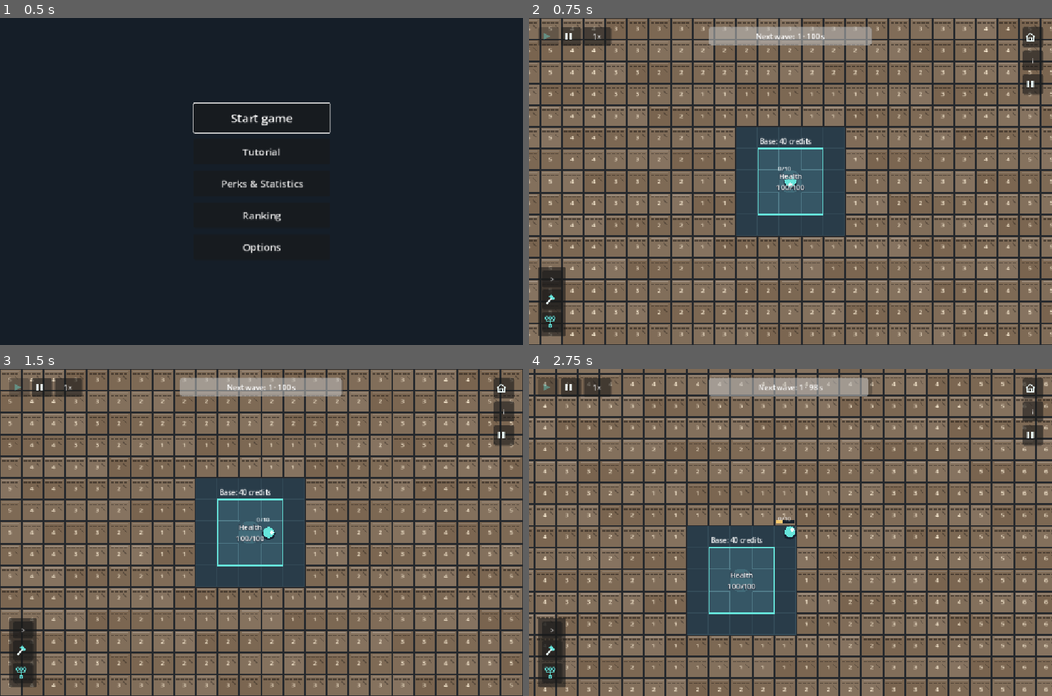
Above: before the commit, frames 1-4 (two rows, left to right).
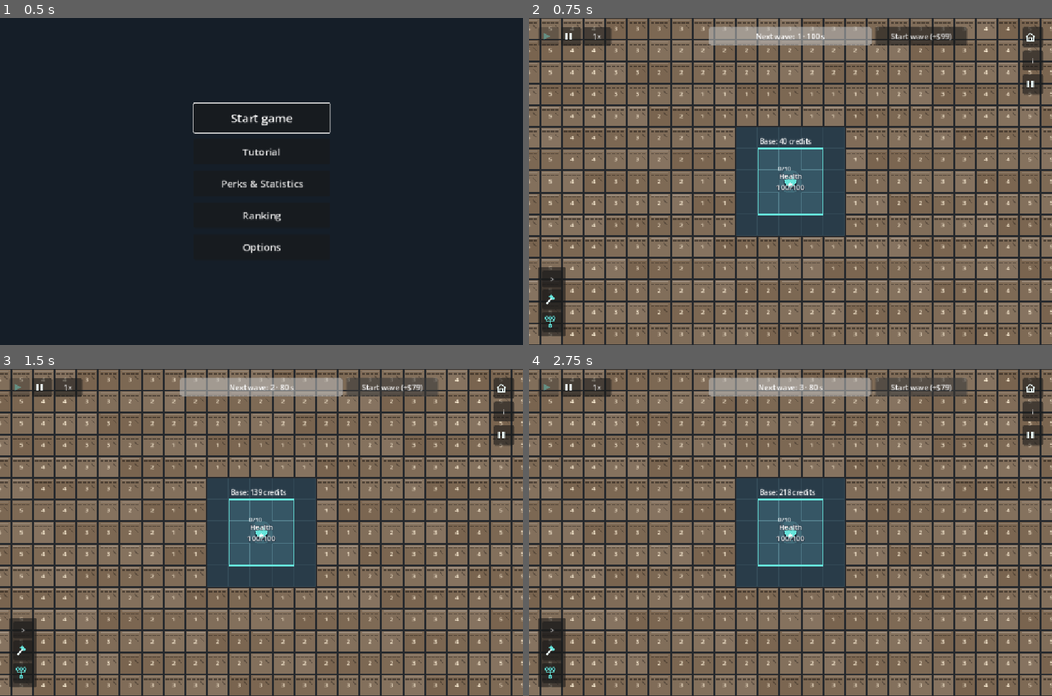
Above: after the commit, the same moments.

Repository: FutuRazor/miner
Game: Godot game, scene res://scenes/start_menu.tscn
The game is run twice, just before and just after one commit, with the same random seed, the same clock (stepped at 60 frames per second) and the same inputs.
Inputs (mouse positions are in pixels of both pictures, inside the frame that each line leads up to):
- Up to frame 1 (0.5 s): no input
- Up to frame 2 (0.75 s): click "Start game" at 0.5 s
- Up to frame 3 (1.5 s): click (392, 388) at 1.25 s, where only the run after the commit has a clickable "Start wave (+$99)"
- Up to frame 4 (2.75 s): click (921, 388) at 2 s, where only the run after the commit has a clickable "Start wave (+$79)"

Frame 1 is identical in both runs. In frame 2, 0.9% of the frame differs, in the area x 66-84%, y 2-9%; in frame 3, 24%; in frame 4, 49%, in the area x 0-100%, y 0-100%.

Commit message:
feat: implement early wave start feature with bonus income
- Added a button to start the next wave immediately, providing bonus income based on remaining time.
- Updated localization files for new strings related to wave starting.
- Enhanced wave timer functionality to support early wave starts and updated UI accordingly.
- Created tests to validate early wave start behavior, including income calculations and game state management.

Diff:
--- a/scripts/wave_timer.gd
+++ b/scripts/wave_timer.gd
@@ -49,3 +49,5 @@
 func _refresh() -> void:
 	value = remaining
 	caption.text = tr("Zeit bis Welle %d · %d s%s") % [next_wave, ceili(remaining), tr(" · Pause") if timer_paused else ""]
+
+	get_parent().world._update_wave_start_button()
--- a/scripts/world.gd
+++ b/scripts/world.gd
@@ -47,6 +47,7 @@
 var enemy_count_label: Label
 var wave_timer: ProgressBar
 var wave_pause_button: Button
+var wave_start_button: Button
 var combat_assignment_time := 0.0
 var combat_reassign_pending := false
 var was_in_base := true
@@ -1204,6 +1205,18 @@
 	wave_timer.offset_bottom = 60.0
 	layer.add_child(wave_timer)
 	wave_timer.wave_due.connect(func(_number: int) -> void: spawn_enemy_wave())
+	wave_start_button = Button.new()
+	wave_start_button.name = "WaveStartButton"
+	wave_start_button.anchor_left = 0.5
+	wave_start_button.anchor_right = 0.5
+	wave_start_button.offset_left = 188.0
+	wave_start_button.offset_right = 388.0
+	wave_start_button.offset_top = 20.0
+	wave_start_button.offset_bottom = 60.0
+	wave_start_button.focus_mode = Control.FOCUS_NONE
+	wave_start_button.pressed.connect(_start_wave_early)
+	layer.add_child(wave_start_button)
+	_update_wave_start_button()
 	var panel := PanelContainer.new()
 	panel.name = "MinerInfo"
 	panel.anchor_left = 1.0
@@ -1391,6 +1404,34 @@
 	return mining_job_cache[power]
 
 
+func _can_start_wave_early() -> bool:
+	return scene_file_path == "res://scenes/main.tscn" and not is_game_over and not return_dialog_open and not get_tree().paused and not wave_timer.timer_paused and wave_timer.is_visible_in_tree() and wave_timer.remaining > 0.0 and not (has_mission_limit() and spawned_waves >= 20)
+
+
+func _update_wave_start_button() -> void:
+	if not is_instance_valid(wave_start_button):
+		return
+	wave_start_button.visible = scene_file_path == "res://scenes/main.tscn" and wave_timer.is_visible_in_tree() and not (has_mission_limit() and spawned_waves >= 20)
+	wave_start_button.disabled = not _can_start_wave_early()
+	var bonus := maxi(0, floori(wave_timer.remaining))
+	wave_start_button.text = tr("Welle starten (+$%d)") % bonus
+	wave_start_button.tooltip_text = tr("Nächste Welle sofort starten. Jede volle Restsekunde bringt $1.")
+
+
+func _start_wave_early() -> void:
+	if not _can_start_wave_early():
+		return
+	var bonus := floori(wave_timer.remaining)
+	wave_timer.next_wave += 1
+	wave_timer.remaining = wave_timer.INTERVAL
+	wave_timer.max_value = wave_timer.INTERVAL
+	spawn_enemy_wave()
+	receive_income(bonus)
+	_update_counters()
+	_update_build_ui()
+	wave_timer._refresh()
+
+
 func _set_wave_timer_paused(value: bool) -> void:
 	if is_game_over:
 		return
@@ -1428,6 +1469,7 @@
 
 
 func _update_pause_controls() -> void:
+	_update_wave_start_button()
 	play_button.disabled = is_game_over or return_dialog_open or not get_tree().paused
 	pause_button.disabled = is_game_over or return_dialog_open or get_tree().paused
 	speed_button.disabled = is_game_over or return_dialog_open
--- /dev/null
+++ b/tests/early_wave_test.gd
@@ -0,0 +1,80 @@
+extends SceneTree
+
+
+func _initialize() -> void:
+	call_deferred("_run")
+
+
+func _settle() -> void:
+	for frame in 4:
+		await process_frame
+
+
+func _run() -> void:
+	root.get_node("MetaStats").persistence_enabled = false
+	assert(change_scene_to_file("res://scenes/main.tscn") == OK)
+	await _settle()
+	var world = current_scene
+	world.set_physics_process(false)
+	world.wave_timer.set_physics_process(false)
+	var clock = world.wave_timer
+	var button = world.wave_start_button
+	clock.remaining = 47.8
+	clock._refresh()
+	assert(button.visible and not button.disabled and "47" in button.text)
+	assert(button.get_rect().position.x > clock.get_rect().end.x)
+	var before: int = world.money
+	button.pressed.emit()
+	assert(world.money == before + 47 and world.total_revenue == 47)
+	assert(world.spawned_waves == 1 and clock.next_wave == 2 and clock.remaining == 80.0)
+	assert(world._live_combat_drones("enemy_drones").size() == 6)
+	world._set_paused(true)
+	assert(button.disabled)
+	button.pressed.emit()
+	assert(world.spawned_waves == 1 and world.money == before + 47)
+	world._set_paused(false)
+	world._set_wave_timer_paused(true)
+	assert(button.disabled)
+	button.pressed.emit()
+	assert(world.spawned_waves == 1)
+	world._set_wave_timer_paused(false)
+	world._cycle_game_speed()
+	world._cycle_game_speed()
+	world._cycle_game_speed()
+	assert(Engine.time_scale == 3.0)
+	clock.remaining = 12.9
+	button.pressed.emit()
+	assert(world.spawned_waves == 2 and world.total_revenue == 59)
+	assert(world._live_combat_drones("enemy_drones").size() == 14)
+	clock._physics_process(80.0)
+	assert(world.spawned_waves == 3 and world.total_revenue == 59)
+	world.spawned_waves = 9
+	clock.next_wave = 10
+	clock.remaining = 0.9
+	button.pressed.emit()
+	assert(world.spawned_waves == 10 and world.wave_alive[10] == 1)
+	assert(world.total_revenue == 59)
+	world.spawned_waves = 19
+	clock.next_wave = 20
+	clock.remaining = 30.0
+	button.pressed.emit()
+	assert(world.spawned_waves == 20 and world.wave_alive[20] == 1)
+	assert(not button.visible and world.total_revenue == 89)
+	button.pressed.emit()
+	assert(world.spawned_waves == 20 and world.total_revenue == 89)
+	world._end_game(true)
+	world.continue_endless()
+	assert(button.visible and not button.disabled)
+	button.pressed.emit()
+	assert(world.spawned_waves == 21 and clock.next_wave == 22)
+	assert(world.total_revenue == 169)
+	world.damage_base(100)
+	assert(button.disabled)
+	button.pressed.emit()
+	assert(world.spawned_waves == 21 and world.total_revenue == 169)
+	paused = false
+	assert(change_scene_to_file("res://scenes/tutorial.tscn") == OK)
+	await _settle()
+	assert(not current_scene.wave_start_button.visible)
+	print("PASS: early wave bonus, flooring, speed independence, countdown reset, overlapping waves, pause guards, bosses, final cap, endless and tutorial exclusion")
+	quit()
Not shown, changed: localization/de.po
Not shown, changed: localization/en.po
Not shown, changed: localization/messages.pot
Not shown, added: tests/early_wave_test.gd.uid
